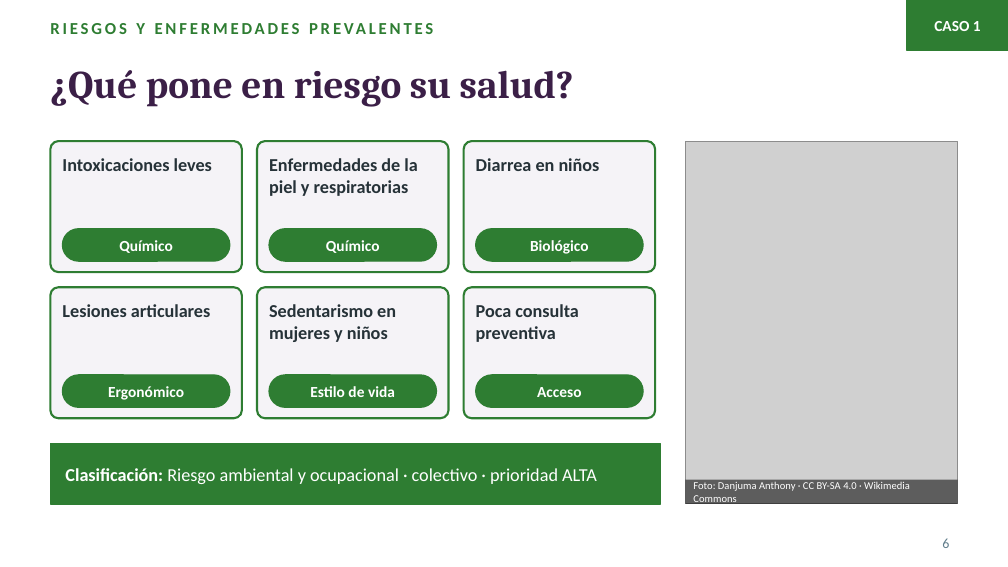
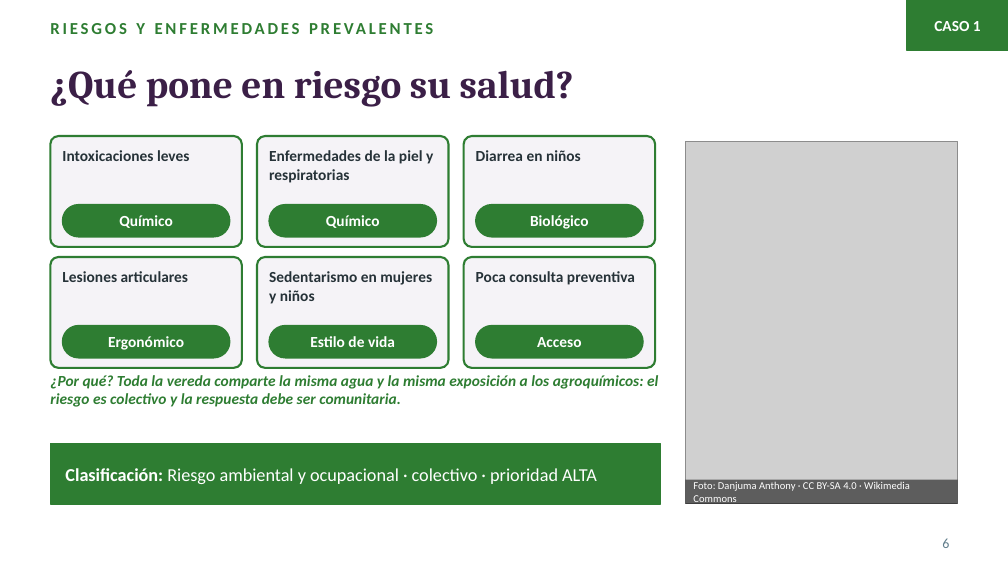
Before and after one commit to leyezminvari-tech/ESPECIALIZACI-N-, a slide deck: slide 6 of Actividades/Semana8_Presentacion_Canva.pptx. Drawn at 1008x567 pixels with LibreOffice and Linux fonts; fonts in the diff are those of the drawing; grey boxes stand for pictures. Boxes give left, top, right and bottom in pixels: in the first picture for what was removed or moved away, otherwise in the second. Text is boxed around its words. In the diff, an @@ line names an element or a change of style, - is before the commit and + after.

```diff
--- a/Actividades/Semana8_Presentacion_Canva.pptx
+++ b/Actividades/Semana8_Presentacion_Canva.pptx
@@ rounded rectangle resized from (x1=50, y1=141, x2=242, y2=272) to (x1=50, y1=136, x2=242, y2=247) @@
@@ text "Intoxicaciones leves" moved from (x1=62, y1=158, x2=212, y2=171) to (x1=62, y1=150, x2=190, y2=161) @@
@@ rounded rectangle resized from (x1=257, y1=141, x2=449, y2=272) to (x1=257, y1=136, x2=449, y2=247) @@
@@ text "Enfermedades de la piel y ..." moved from (x1=269, y1=158, x2=417, y2=196) to (x1=269, y1=150, x2=433, y2=183) @@
@@ rounded rectangle resized from (x1=464, y1=141, x2=655, y2=272) to (x1=464, y1=136, x2=655, y2=247) @@
@@ text "Diarrea en niños" moved from (x1=476, y1=158, x2=600, y2=171) to (x1=476, y1=150, x2=581, y2=161) @@
@@ 3 texts, 3 rounded rectangles moved together from (x1=62, y1=229, x2=643, y2=261) to (x1=62, y1=205, x2=643, y2=237) @@
@@ rounded rectangle resized from (x1=50, y1=287, x2=242, y2=418) to (x1=50, y1=257, x2=242, y2=368) @@
@@ text "Lesiones articulares" moved from (x1=62, y1=304, x2=210, y2=317) to (x1=62, y1=271, x2=188, y2=282) @@
@@ rounded rectangle resized from (x1=257, y1=287, x2=449, y2=418) to (x1=257, y1=257, x2=449, y2=368) @@
@@ text "Sedentarismo en mujeres y niños" moved from (x1=269, y1=304, x2=396, y2=342) to (x1=269, y1=271, x2=432, y2=304) @@
@@ proportions changed in 6 elements at (x1=50, y1=136, x2=242, y2=247), (x1=257, y1=136, x2=449, y2=247), (x1=464, y1=136, x2=655, y2=247), (x1=50, y1=257, x2=242, y2=368), (x1=257, y1=257, x2=449, y2=368), (x1=464, y1=257, x2=655, y2=368) @@
@@ rounded rectangle resized from (x1=464, y1=287, x2=655, y2=418) to (x1=464, y1=257, x2=655, y2=368) @@
@@ size 13 to 11 pt in 6 elements at (x1=62, y1=150, x2=190, y2=161), (x1=269, y1=150, x2=433, y2=183), (x1=476, y1=150, x2=581, y2=161), (x1=62, y1=271, x2=188, y2=282), (x1=269, y1=271, x2=432, y2=304), (x1=476, y1=271, x2=635, y2=285) @@
@@ text "Poca consulta preventiva" moved from (x1=476, y1=304, x2=579, y2=342) to (x1=476, y1=271, x2=635, y2=285) @@
@@ 3 texts, 3 rounded rectangles moved together from (x1=62, y1=375, x2=643, y2=407) to (x1=62, y1=326, x2=643, y2=358) @@
@@ text added at (x1=50, y1=375, x2=658, y2=407), 11 pt, text #2E7D32, bold, italic @@
+¿Por qué? Toda la vereda comparte la misma agua y la misma exposición a los agroquímicos: el riesgo es colectivo y la respuesta debe ser comunitaria.
```
Also in this commit, not shown: 13 other slides changed, 3 slides added, 2 other files.
